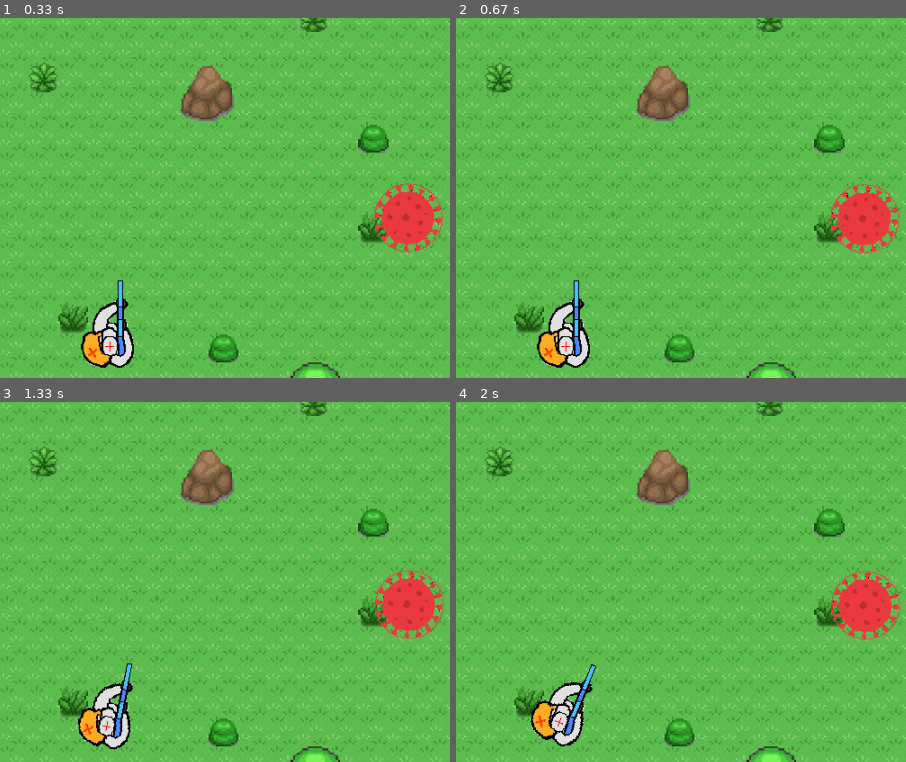
Above: before the commit, frames 1-4 (two rows, left to right).
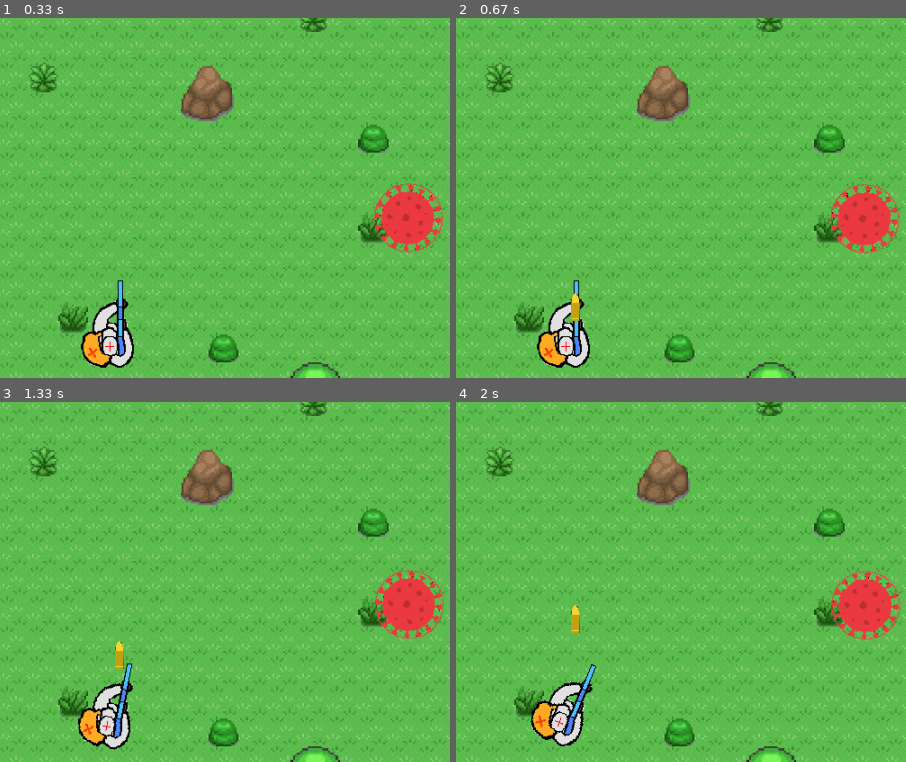
Above: after the commit, the same moments.

Repository: kotosusl/Pygame_project
Game: pygame game, started from main.py
Two runs of this game, one before a commit and one after it. Both use one fixed random seed, a clock stepped at 60 frames per second and the inputs below.
Inputs (mouse positions are % of the whole screen's width and height, from its top left):
- Up to frame 1 (0.33 s): no input
- Up to frame 2 (0.67 s): click (50, 50) at 0.38 s
- Up to frame 3 (1.33 s): hold D 0.67-1.13 s; hold W from 1.17 s (still down)
- Up to frame 4 (2 s): release W at 1.47 s; hold D 1.5-1.97 s
The pictures show only the part of the screen within x 40-90%, y 11-61%; the shares and areas given below are measured in that part.

Frame 1 is identical in both runs. In frame 2, 0.1% of the frame differs, in the area x 25-28%, y 76-85%; in frame 3, 0.1%; in frame 4, 0.1%.

Commit message:
стрельба, но тоже корявенькая, как и весь проект пока что, без урона врагу

Diff:
--- /dev/null
+++ b/Bullet.py
@@ -0,0 +1,29 @@
+import pygame
+from befor_init import STATE_MACHINE, size
+from load_image import load_image
+import math
+
+
+class Bullet(pygame.sprite.Sprite):
+    image = load_image('bullet1.png', (0, 0, 0))
+
+    def __init__(self, player_mask,  *group):
+        super(Bullet, self).__init__(*group)
+        self.image = Bullet.image
+        self.rect = self.image.get_rect()
+        self.player_mask = player_mask
+        self.x = player_mask.x
+        self.y = player_mask.y
+        self.speed = 1
+        self.route = player_mask.route
+        self.x += math.sin(math.radians((self.route + 90) % 360)) * self.speed * 20
+        self.image = pygame.transform.rotate(Bullet.image, 360 - self.route)
+        self.mask = pygame.mask.from_surface(self.image)
+
+    def update(self, args) -> None:
+        self.x += math.sin(math.radians(self.route)) * self.speed
+        self.y -= math.cos(math.radians(self.route)) * self.speed
+        self.rect.y = self.y
+        self.rect.x = self.x
+        if self.x < 0 or self.y < 0 or self.y > size[1] or self.x > size[0]:
+            self.kill()
--- a/main.py
+++ b/main.py
@@ -5,10 +5,12 @@
 from BackgroundMask import BackgroundMask
 from Virus import Virus
 from befor_init import size, screen, STATE_MACHINE, virus_amount_of_enemies
+from Bullet import Bullet
 
 all_sprites = pygame.sprite.Group()
 background_sprites = pygame.sprite.Group()
 viruses_sprites = pygame.sprite.Group()
+bullets_sprites = pygame.sprite.Group()
 
 
 def new_fon(fon_number):
@@ -42,6 +44,9 @@
         for event in pygame.event.get():
             if event.type == pygame.QUIT:
                 running = False
+            if event.type == pygame.MOUSEBUTTONDOWN:
+                if event.button == 1:
+                    Bullet(player_mask, bullets_sprites, all_sprites)
         if fon_number % 3 != 0:
             if player_mask.x > size[0]:
                 fon_number += 1
Binary file added: data/bullet.png
Binary file added: data/bullet1.png
